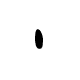
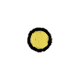
The second 80×80 image is a revision of the first. Changes to its layers:
added layer "Layer #2" above "Layer #1" over (x1=27, y1=27, x2=53, y2=53)
hid "Layer #1" over (x1=35, y1=29, x2=43, y2=49)
